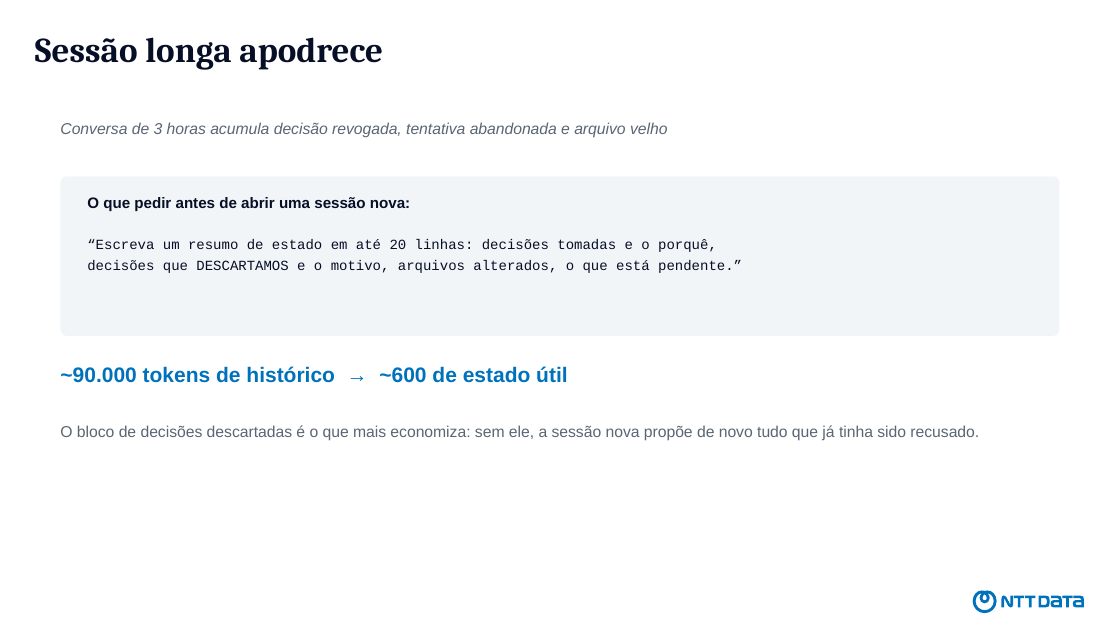
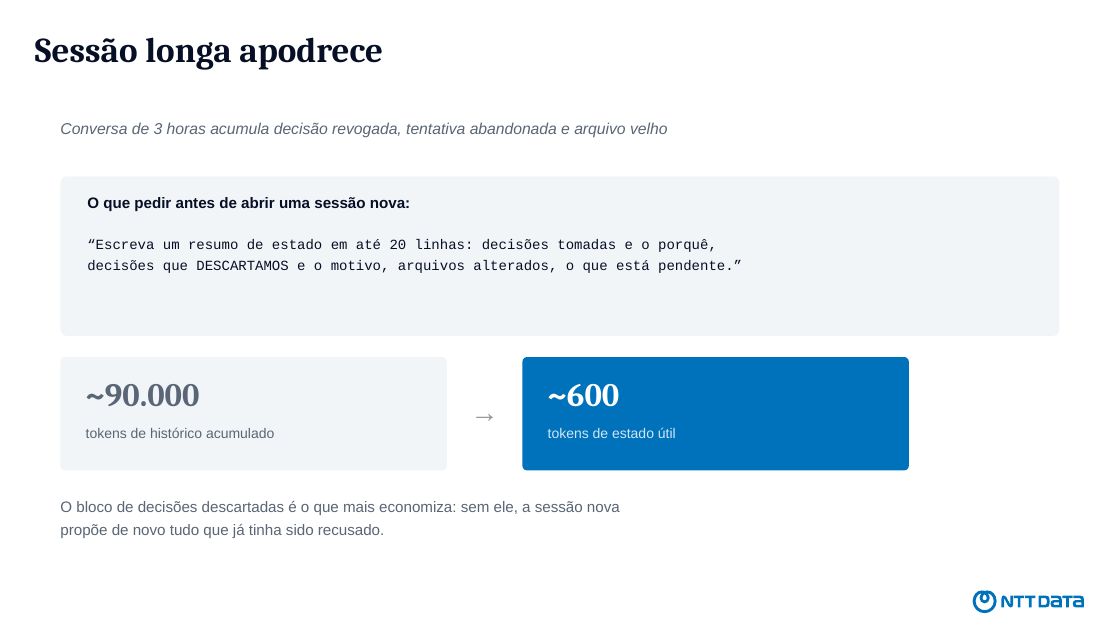
Before and after one commit to devdiasbr/boas-praticas-ia, a slide deck: slide 8 of apresentacao/como-eu-uso-ia.pptx. Drawn at 1120x630 pixels with LibreOffice and Linux fonts; fonts in the diff are those of the drawing. Boxes give left, top, right and bottom in pixels: in the first picture for what was removed or moved away, otherwise in the second. Text is boxed around its words. In the diff, an @@ line names an element or a change of style, - is before the commit and + after.

```diff
--- a/apresentacao/como-eu-uso-ia.pptx
+++ b/apresentacao/como-eu-uso-ia.pptx
@@ rounded rectangle added at (x1=60, y1=357, x2=447, y2=471), fill #F2F5F8 @@
@@ rounded rectangle added at (x1=523, y1=357, x2=909, y2=471), fill #0072BC @@
@@ text added at (x1=86, y1=384, x2=200, y2=406), 28 pt, text #5A6675, bold @@
+~90.000
@@ text added at (x1=548, y1=384, x2=620, y2=407), 28 pt, text #FFFFFF, bold @@
+~600
@@ text added at (x1=447, y1=391, x2=523, y2=433), 24 pt, text #949494 @@
+→
@@ text added at (x1=86, y1=427, x2=274, y2=438), 12 pt, text #5A6675 @@
+tokens de histórico acumulado
@@ text at (x1=548, y1=427, x2=676, y2=438): text changed; size 18 to 12 pt; text colour #0072BC to #CFE6F7; bold off @@
-~90.000 tokens de histórico → ~600 de estado útil
+tokens de estado útil
@@ text at (x1=60, y1=501, x2=620, y2=538): text changed; size 13.5 to 13 pt @@
-O bloco de decisões descartadas é o que mais economiza: sem ele, a sessão nova propõe de novo tudo que já tinha sido recusado.
+O bloco de decisões descartadas é o que mais economiza: sem ele, a sessão nova
+propõe de novo tudo que já tinha sido recusado.
```
Also in this commit, not shown: 3 other slides changed, 1 other file.
